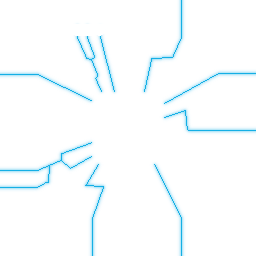
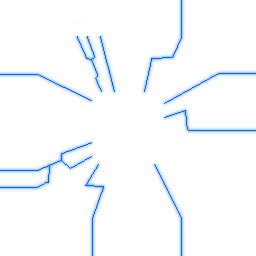
Comparing the layer stacks of the two 256×256 images. Changes:
painted on "Layer 1" over [0, 0, 256, 256]
